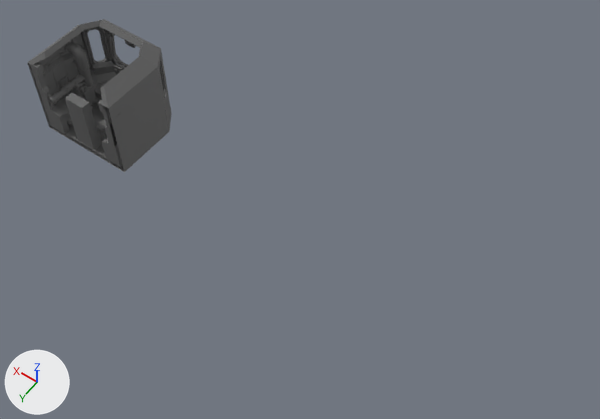
The FBX model Assets/3DModels/Mech/Mech.fbx: old version first, new version second.
Camera for both pictures: a 50 mm lens placed at (-0.66, 3.18, 5.45), pointed at (1.54, 0.1, 0.61). Lighting does not change. The marker at lower left points along +X, +Y and +Z. The picture after the commit comes second. Where no turn or scale is listed for an object, it has been applied to the vertices.

Script lines for the objects in view, before the commit:
```python
ob_chair = bpy.data.objects.new('Chair', me_mesh_006)
ob_chair.location = (3.485, 0.308, 0.346)
ob_handbreak = bpy.data.objects.new('HandBreak', me_mesh_002)
ob_handbreak.location = (3.336, 0.089, 0.351)
ob_mech = bpy.data.objects.new('Mech', None)
ob_mech.location = (3.485, 0.0647, 0.726)
ob_mech.rotation_euler = (1.571, 0.0, 0.0)  # degrees (90, 0, 0)
ob_mech.scale = (0.01, 0.01, 0.01)
ob_movementjoystick = bpy.data.objects.new('MovementJoystick', me_mesh_004)
ob_movementjoystick.parent = ob_mech
ob_movementjoystick.location = (8.325, -18.76, 9.431)
ob_polysurface56 = bpy.data.objects.new('polySurface56', me_mesh_005)
ob_polysurface56.location = (3.49, 0.065, 0.726)
ob_valve = bpy.data.objects.new('Valve', me_mesh_003)
ob_valve.location = (3.678, 0.173, 0.702)
```
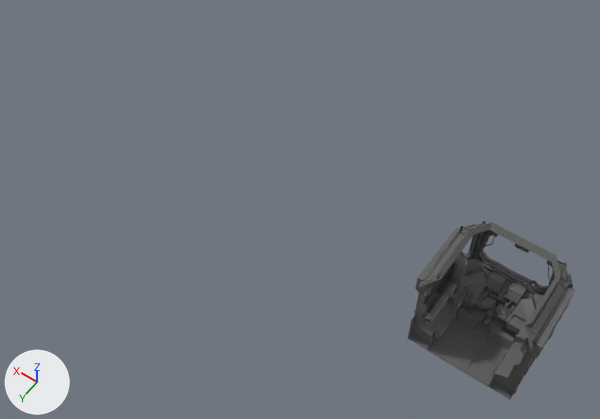
Commit message: New Mech model

Not visible in the pictures: 'Button3', 'Button2', 'Stic2', 'Stick'.

Patch to the scene script:
```diff
--- a/Assets/3DModels/Mech/Mech.fbx.py
+++ b/Assets/3DModels/Mech/Mech.fbx.py
@@ mat_mech_uv @@
+mat_mech_uv = principled_material('Mech_UV')
+mat_mech_uv.base_color = (0.12, 0.12, 0.12)  # dark grey #616161
@@ me_mesh_1 @@
+me_mesh_1.from_pydata(...)  # 8585 vertices, 7597 faces; spans x -45.7..40.7, y -40.2..40.2, z -36.5..36.5
+me_mesh_1.materials.append(mat_mech_uv)  # dark grey #616161
@@ me_mesh_002_1 @@
+me_mesh_002_1.from_pydata(...)  # 57 vertices, 53 faces; spans x -0.00343..0.00343, y -0.01167..0.00285, z -0.00332..0.00593
+me_mesh_002_1.materials.append(mat_mech_uv)  # dark grey #616161
@@ me_mesh_001_1 @@
+me_mesh_001_1.from_pydata(...)  # 57 vertices, 53 faces; spans x -0.00195..0.00195, y -0.00665..0.00162, z -0.00189..0.00338
+me_mesh_001_1.materials.append(mat_mech_uv)  # dark grey #616161
@@ me_mesh_008 @@
+me_mesh_008.from_pydata(...)  # 80 vertices, 61 faces; spans x -0.00728..0.00728, y -0.00728..0.00728, z -0.00441..0.00441
+me_mesh_008.materials.append(mat_mech_uv)  # dark grey #616161
@@ me_mesh_007 @@
+me_mesh_007.from_pydata(...)  # 80 vertices, 61 faces; spans x -0.00728..0.00728, y -0.00728..0.00728, z -0.00441..0.00441
+me_mesh_007.materials.append(mat_mech_uv)  # dark grey #616161
@@ ob_chair @@
-ob_chair = bpy.data.objects.new('Chair', me_mesh_006)
-ob_chair.location = (3.485, 0.308, 0.346)
@@ ob_valve @@
 ob_valve = bpy.data.objects.new('Valve', me_mesh_003)
-ob_valve.location = (3.678, 0.173, 0.702)
+ob_valve.location = (0.189, 0.169, 0.703)
@@ ob_mech @@
-ob_mech = bpy.data.objects.new('Mech', None)
-ob_mech.location = (3.485, 0.0647, 0.726)
-ob_mech.rotation_euler = (1.571, 0.0, 0.0)  # degrees (90, 0, 0)
-ob_mech.scale = (0.01, 0.01, 0.01)
+ob_mech = bpy.data.objects.new('Mech', me_mesh_1)
+ob_mech.parent = ob_mech_001
+ob_mech.location = (2.482, 0.0, 0.0)
@@ ob_handbreak @@
 ob_handbreak = bpy.data.objects.new('HandBreak', me_mesh_002)
-ob_handbreak.location = (3.336, 0.089, 0.351)
+ob_handbreak.location = (-0.007, 0.007, 0.569)
@@ ob_polysurface56 @@
-ob_polysurface56 = bpy.data.objects.new('polySurface56', me_mesh_005)
-ob_polysurface56.location = (3.49, 0.065, 0.726)
@@ ob_movementjoystick @@
 ob_movementjoystick.location = (8.325, -18.76, 9.431)
+ob_movementjoystick.scale = (1.2, 1.2, 1.2)
@@ ob_mech_001 @@
+ob_mech_001 = bpy.data.objects.new('Mech.001', None)
+ob_mech_001.location = (0.0, 0.0648, 0.734)
+ob_mech_001.rotation_euler = (1.571, 0.0, 0.0)  # degrees (90, 0, 0)
+ob_mech_001.scale = (0.01, 0.01, 0.01)
@@ ob_stick @@
+ob_stick = bpy.data.objects.new('Stick', me_mesh_002_1)
+ob_stick.location = (-0.187, -0.003, 0.554)
@@ ob_stic2 @@
+ob_stic2 = bpy.data.objects.new('Stic2', me_mesh_001_1)
+ob_stic2.location = (-0.165, 0.02, 0.541)
@@ ob_button2 @@
+ob_button2 = bpy.data.objects.new('Button2', me_mesh_008)
+ob_button2.location = (0.187, 0.008, 0.564)
@@ ob_button3 @@
+ob_button3 = bpy.data.objects.new('Button3', me_mesh_007)
+ob_button3.location = (0.164, 0.008, 0.564)
```

Changed parts and their boxes [x1, y1, x2, y2] in the pictures (600 x 419 px):
'Mech', now drawn
    after: [408, 221, 575, 400]
'polySurface56', deleted
    before: [27, 19, 171, 172]
'Chair', deleted
    before: [65, 93, 107, 150]
'Valve', moved
    before: [74, 82, 86, 94]
    after: [455, 294, 467, 308]
'MovementJoystick', moved, turned, rescaled (not visible before)
    after: [504, 303, 509, 311]
'HandBreak', moved (not visible before)
    after: [492, 301, 496, 309]
